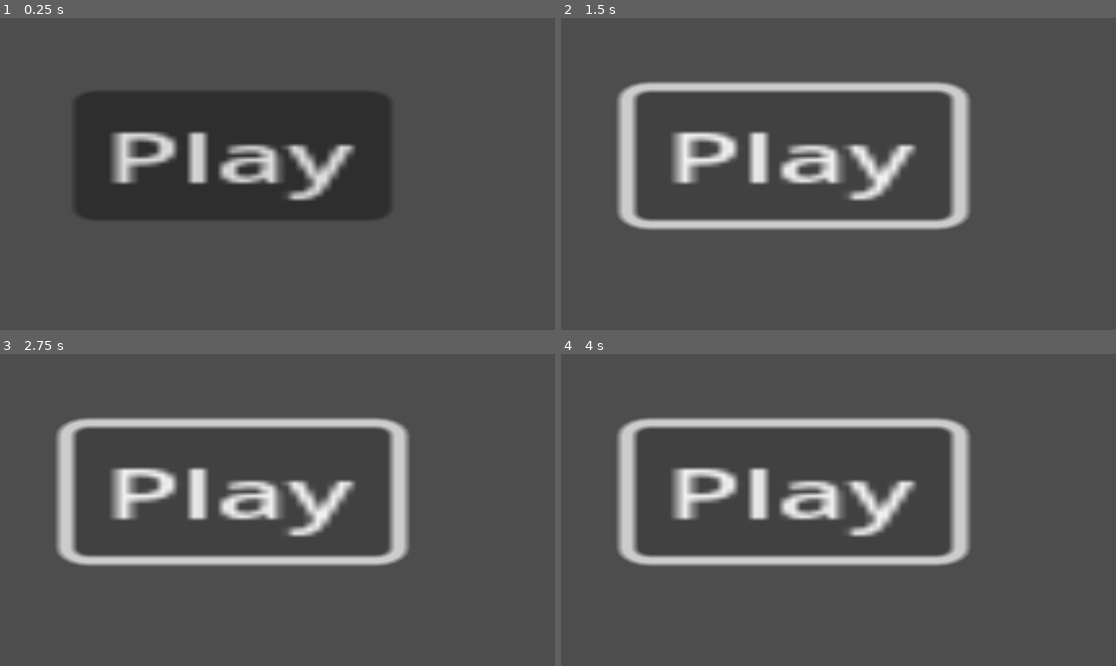
Above: before the commit, frames 1-4 (two rows, left to right).
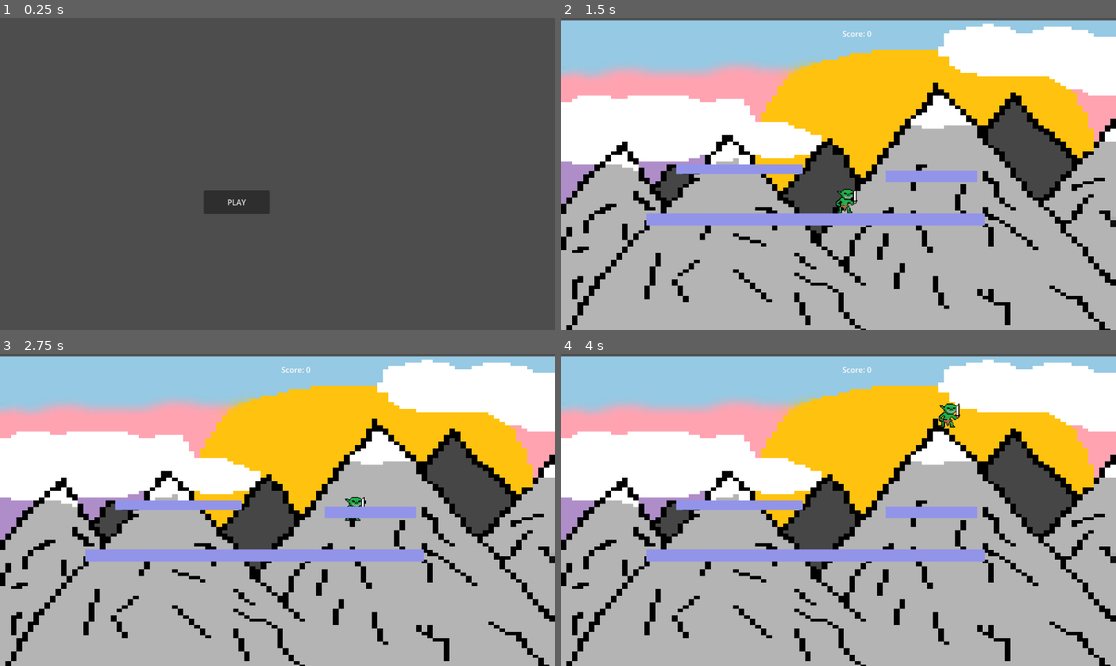
Above: after the commit, the same moments.

Repository: draike135/game_STJulians
Game: Godot game, scene res://menu.tscn
The game is run twice, just before and just after one commit, with the same random seed, the same clock (stepped at 60 frames per second) and the same inputs. This scene is started directly instead of the project's main scene.
Inputs (mouse positions are in pixels of both pictures, inside the frame that each line leads up to):
- Up to frame 1 (0.25 s): no input
- Up to frame 2 (1.5 s): click "Play" (after the commit: "PLAY") at 0.5 s; click (794, 155) at 1.25 s, where only the run before the commit has a clickable "Play"
- Up to frame 3 (2.75 s): tap Enter at 2 s; hold Right (ui_right) from 2.03 s (still down); tap Up (ui_up) at 2.27 s
- Up to frame 4 (4 s): tap Up (ui_up) at 3.02 s; release Right (ui_right) at 3.53 s; hold Left (ui_left) from 3.53 s (still down)

The runs differ from the first frame. In frame 1, 20% of the frame differs, in the area x 13-71%, y 23-65%; in frame 2, 94%, in the area x 0-100%, y 0-100%; in frame 3, 94%; in frame 4, 94%.

Commit message:
uhkl

Diff:
--- /dev/null
+++ b/New folder/pop/Button.gd
@@ -0,0 +1,16 @@
+extends Button
+
+
+# Called when the node enters the scene tree for the first time.
+func _ready():
+	pass # Replace with function body.
+
+
+# Called every frame. 'delta' is the elapsed time since the previous frame.
+func _process(delta):
+	pass
+
+
+func _on_button_down():
+	get_tree().change_scene_to_file("res://node_2d.tscn")
+	pass # Replace with function body.
--- a/New folder/pop/menu.tscn
+++ b/New folder/pop/menu.tscn
@@ -1,11 +1,15 @@
-[gd_scene format=3 uid="uid://cp2xni1udp13f"]
+[gd_scene load_steps=2 format=3 uid="uid://cp2xni1udp13f"]
+
+[ext_resource type="Script" path="res://Button.gd" id="1_qdqmg"]
 
 [node name="Node2D" type="Node2D"]
 
 [node name="Button" type="Button" parent="."]
-offset_left = 153.0
-offset_top = 152.0
-offset_right = 194.0
-offset_bottom = 183.0
-scale = Vector2(16.0858, 8.65911)
-text = "Play"
+offset_left = 423.0
+offset_top = 358.0
+offset_right = 560.0
+offset_bottom = 407.0
+text = "PLAY"
+script = ExtResource("1_qdqmg")
+
+[connection signal="button_down" from="Button" to="Button" method="_on_button_down"]
--- a/New folder/pop/node_2d.tscn
+++ b/New folder/pop/node_2d.tscn
@@ -1,6 +1,7 @@
-[gd_scene load_steps=17 format=3 uid="uid://c88xfp0i458j"]
+[gd_scene load_steps=18 format=3 uid="uid://c88xfp0i458j"]
 
 [ext_resource type="Script" path="res://CharacterBody2D.gd" id="1_j16tf"]
+[ext_resource type="Texture2D" uid="uid://cum4i432a2tcm" path="res://pixil-frame-0 (2).png" id="1_lr3ad"]
 [ext_resource type="Texture2D" uid="uid://cl4yyoa55dao2" path="res://goolplin pf.png" id="2_tsl6d"]
 [ext_resource type="Texture2D" uid="uid://di4l7s8g6cl55" path="res://dimond pixel art from google.png" id="4_slahj"]
 
@@ -81,6 +82,11 @@
 metadata/_edit_horizontal_guides_ = []
 metadata/_edit_vertical_guides_ = [-567.0]
 
+[node name="Pixil-frame-0(2)" type="Sprite2D" parent="."]
+position = Vector2(487, -479.406)
+scale = Vector2(17.9975, 10.641)
+texture = ExtResource("1_lr3ad")
+
 [node name="TileMap" type="TileMap" parent="."]
 texture_filter = 1
 position = Vector2(-647, 483)
Binary file added: New folder/pop/pixil-frame-0 (2).png
Not shown, added: New folder/pop/pixil-frame-0 (2).png.import
